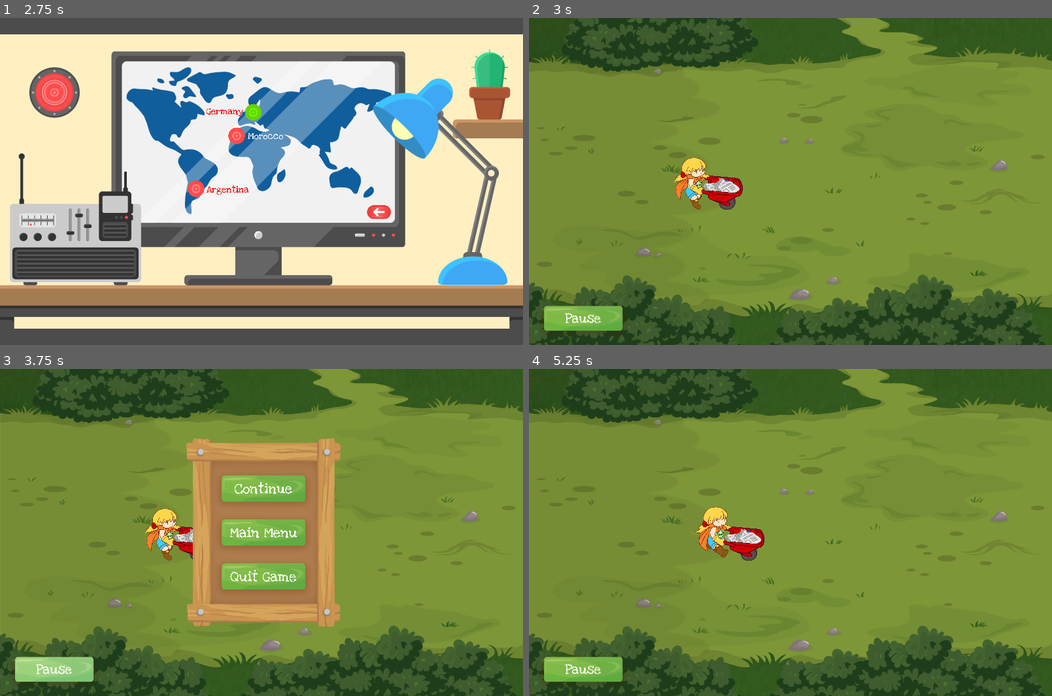
Above: before the commit, frames 1-4 (two rows, left to right).
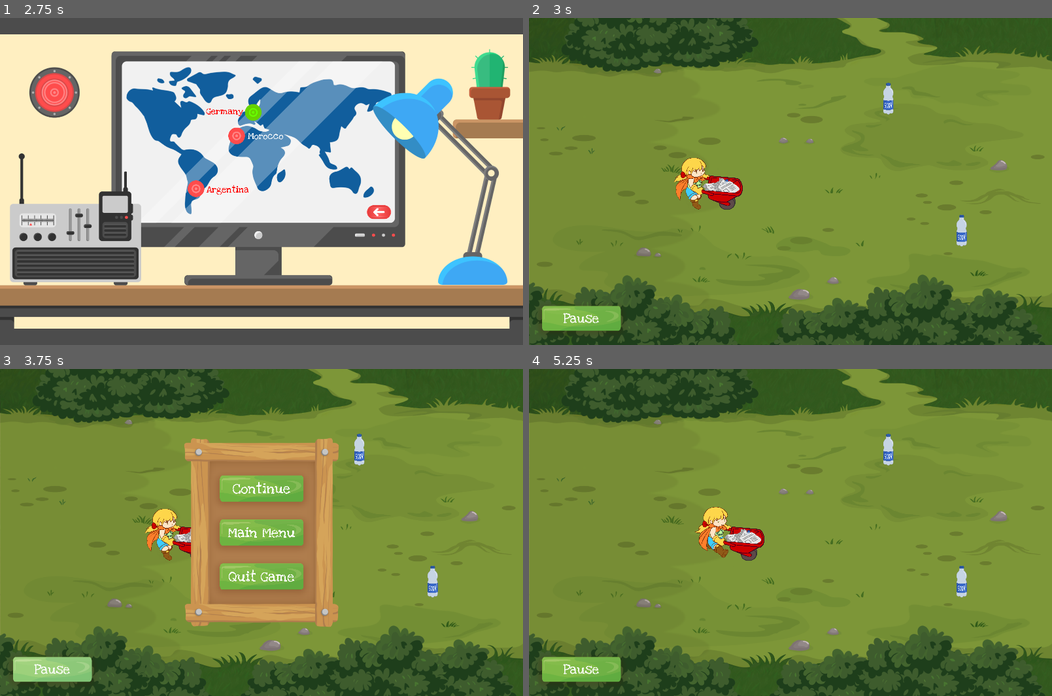
Above: after the commit, the same moments.

Repository: siconline/EcoChampion_Godot
Game: Godot game, scene res://Main.tscn
The game is run twice, just before and just after one commit, with the same random seed, the same clock (stepped at 60 frames per second) and the same inputs.
Inputs:
- Up to frame 1 (2.75 s): click "Score" at 0.5 s; click "Level Menu" at 1.25 s; click "Garbage Patrol" at 2 s
- Up to frame 2 (3 s): click "Germany" at 2.75 s
- Up to frame 3 (3.75 s): click "Pause" at 3.5 s
- Up to frame 4 (5.25 s): click "Continue" at 4.25 s; tap Enter at 5 s; hold Right (ui_right) from 5.03 s (still down)

Frame 1 is identical in both runs. In frame 2, 0.5% of the frame differs, in the area x 2-84%, y 19-96%; in frame 3, 2.5%; in frame 4, 0.5%.

Commit message:
added pickups

Diff:
--- a/MiniGame01/MiniGame01.gd
+++ b/MiniGame01/MiniGame01.gd
@@ -26,14 +26,14 @@
 
 #------Own Methods------#
 func _hudControll(delta):
-	print(player.position.y)
+	print(delta)
 	#limt right left for hud
 	if player.position.x < 0:
-		hud.rect_position.x += player.speed * delta - (player.position.x + hud.rect_position.x)
+		hud.rect_position.x += player.speed * 0.001 - (player.position.x + hud.rect_position.x)
 	elif player.position.x > 0 && player.position.x < 1920*3:
 		hud.rect_position.x = 0
 	elif player.position.x > 1920*3:
-		hud.rect_position.x -= player.speed * delta + (hud.rect_position.x + (player.position.x) - 1920*3)
+		hud.rect_position.x -= player.speed * 0.001 + (hud.rect_position.x + (player.position.x) - 1920*3)
 	#set hud y position by player step
 	if player.position.y == -175:
 		hud.rect_position.y = 175
--- a/MiniGame01/MiniGame01.tscn
+++ b/MiniGame01/MiniGame01.tscn
@@ -1,12 +1,13 @@
-[gd_scene load_steps=8 format=2]
+[gd_scene load_steps=9 format=2]
 
 [ext_resource path="res://MiniGame01/MiniGame01.gd" type="Script" id=1]
 [ext_resource path="res://MiniGame01/Grounds.gd" type="Script" id=2]
 [ext_resource path="res://MiniGame01/Textures/Backgrounds/Germany/BackgroundStart_d.png" type="Texture" id=3]
 [ext_resource path="res://MiniGame01/Textures/Backgrounds/Germany/ForegroundStartTop_d.png" type="Texture" id=4]
 [ext_resource path="res://MiniGame01/Textures/Backgrounds/Germany/ForegroundStartBottom_d.png" type="Texture" id=5]
-[ext_resource path="res://MiniGame01/Player/Player.tscn" type="PackedScene" id=6]
-[ext_resource path="res://MiniGame01/Hud/Hud.tscn" type="PackedScene" id=7]
+[ext_resource path="res://MiniGame01/Textures/PickUps/T_Plastic_Bottle.png" type="Texture" id=6]
+[ext_resource path="res://MiniGame01/Player/Player.tscn" type="PackedScene" id=7]
+[ext_resource path="res://MiniGame01/Hud/Hud.tscn" type="PackedScene" id=8]
 
 [node name="MiniGame01" type="Node2D" index="0"]
 
@@ -96,8 +97,35 @@
 texture = ExtResource( 5 )
 _sections_unfolded = [ "Transform", "Z Index" ]
 
-[node name="Player" parent="." index="1" instance=ExtResource( 6 )]
+[node name="PickUps" type="Node2D" parent="." index="1"]
 
+z_index = -2
+_sections_unfolded = [ "Transform", "Z Index" ]
+
+[node name="PickUp1" type="Sprite" parent="PickUps" index="0"]
+
+position = Vector2( 358.249, -305.3 )
+scale = Vector2( 0.15, 0.15 )
+texture = ExtResource( 6 )
+_sections_unfolded = [ "Transform", "Z Index" ]
+
+[node name="PickUp2" type="Sprite" parent="PickUps" index="1"]
+
+position = Vector2( 627.347, 179.077 )
+scale = Vector2( 0.15, 0.15 )
+texture = ExtResource( 6 )
+_sections_unfolded = [ "Transform", "Z Index" ]
+
+[node name="PickUp3" type="Sprite" parent="PickUps" index="2"]
+
+position = Vector2( 1052.24, -149.506 )
+scale = Vector2( 0.15, 0.15 )
+texture = ExtResource( 6 )
+_sections_unfolded = [ "Transform", "Z Index" ]
+
+[node name="Player" parent="." index="2" instance=ExtResource( 7 )]
+
+editor/display_folded = true
 position = Vector2( -300, 0 )
 z_index = -1
 _sections_unfolded = [ "Transform", "Z Index" ]
Not shown: 1 places in MiniGame01/MiniGame01.tscn that only renumber resources
